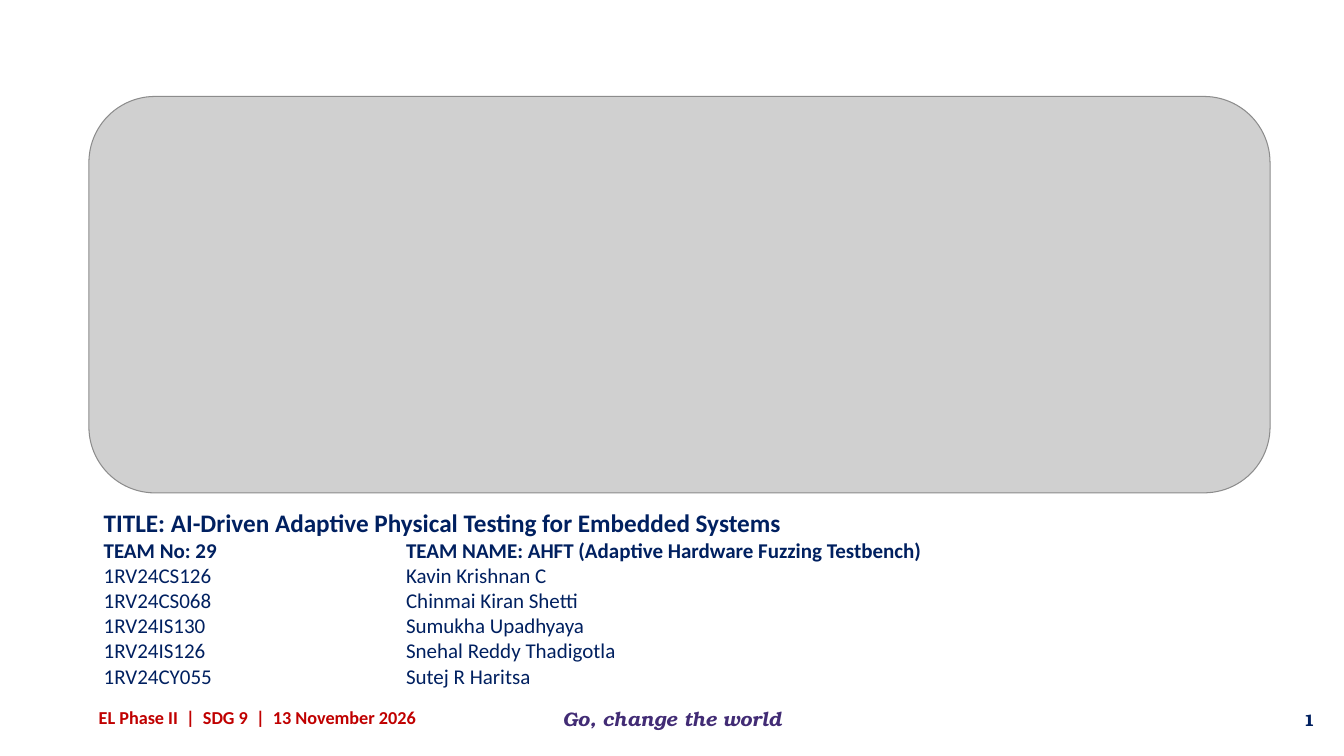
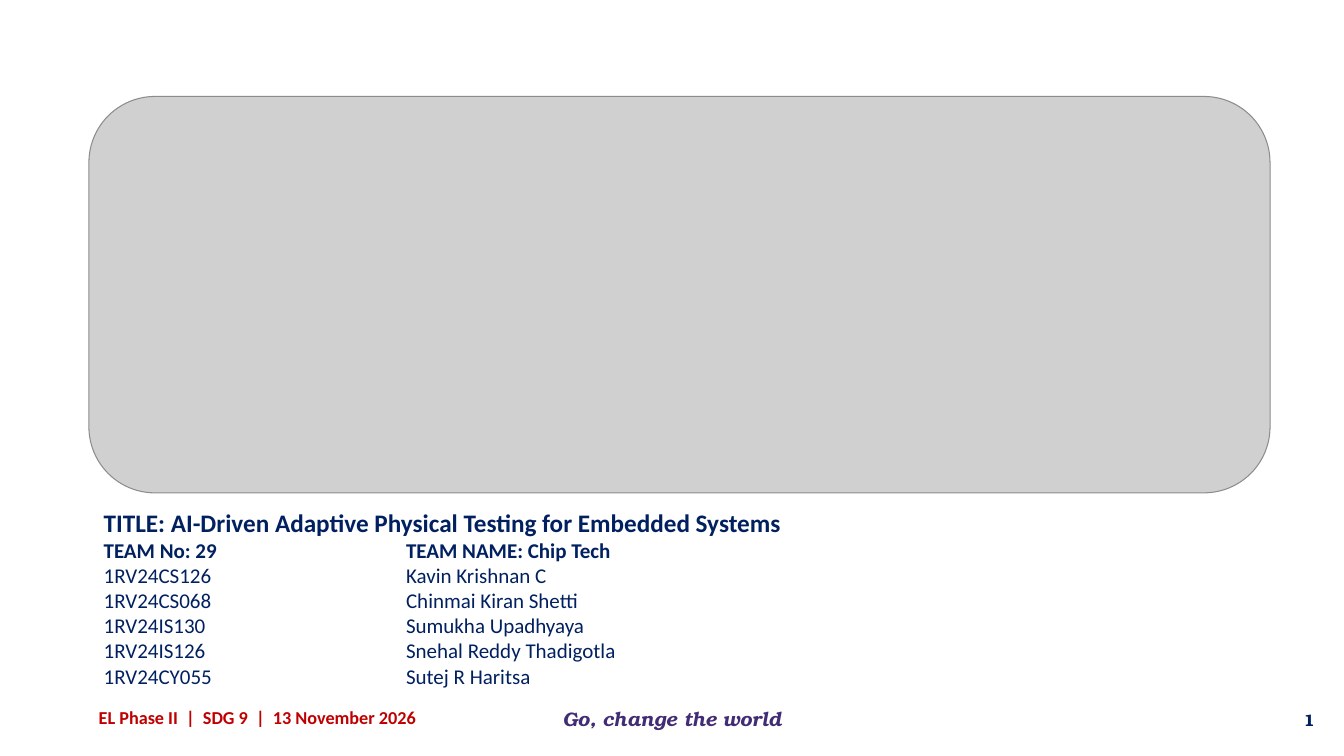
Before and after one commit to overclocked-2124/ChipCheck, a slide deck: slide 1 of docs/presentation/AI-Driven Adaptive Physical Testing for Embedded Systems - Phase 2.pptx. Drawn at 1344x756 pixels with LibreOffice and Linux fonts; fonts in the diff are those of the drawing; grey boxes stand for pictures; background and template pictures are left out. Boxes give left, top, right and bottom in pixels: in the first picture for what was removed or moved away, otherwise in the second. Text is boxed around its words. In the diff, an @@ line names an element or a change of style, - is before the commit and + after.

```diff
--- a/docs/presentation/AI-Driven Adaptive Physical Testing for Embedded Systems - Phase 2.pptx
+++ b/docs/presentation/AI-Driven Adaptive Physical Testing for Embedded Systems - Phase 2.pptx
@@ text at box(104, 543, 610, 562): text changed @@
-TEAM No: 29 TEAM NAME: AHFT (Adaptive Hardware Fuzzing Testbench)
+TEAM No: 29 TEAM NAME: Chip Tech
```
Also in this commit, not shown: 1 other slide changed, 2 slides added.
